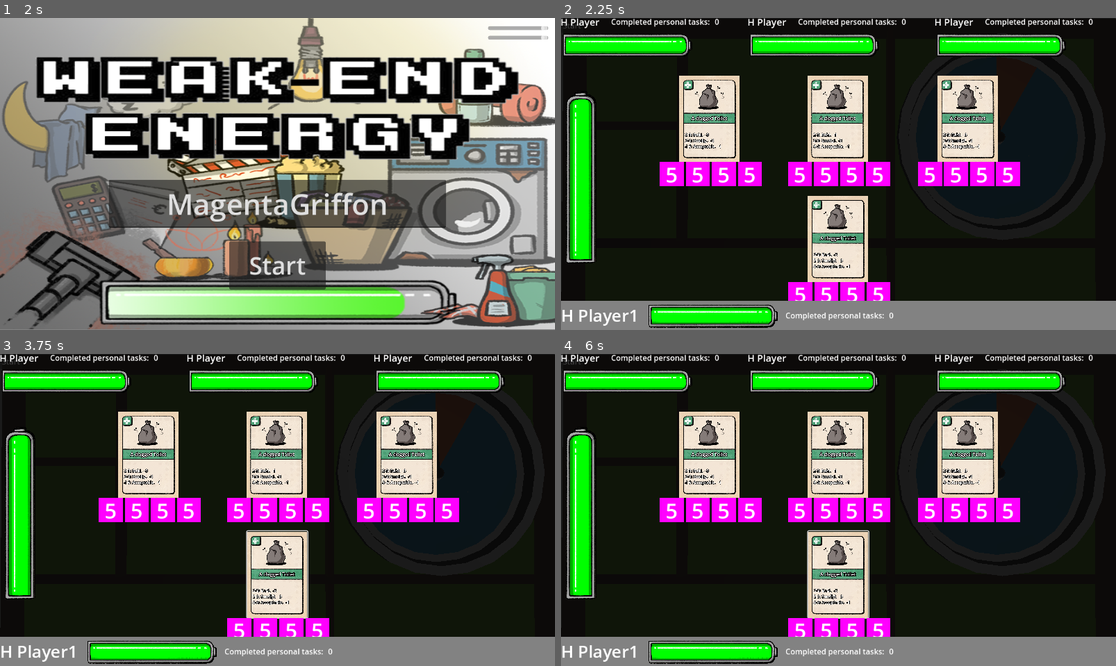
Above: before the commit, frames 1-4 (two rows, left to right).
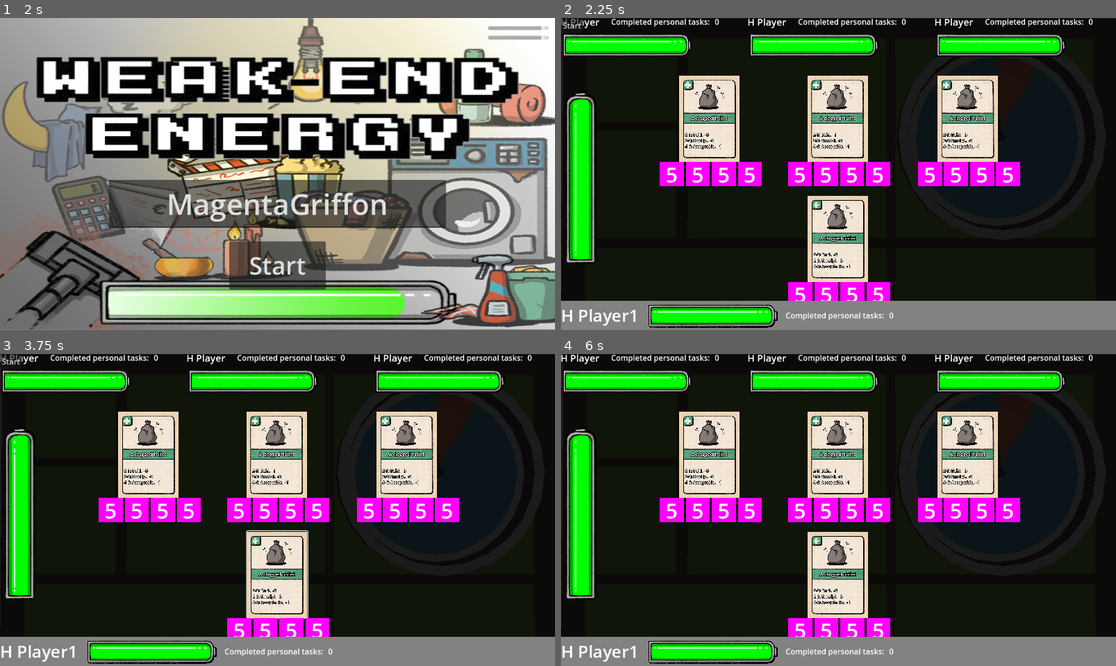
Above: after the commit, the same moments.

Repository: Lievven/weak-end-energy
Game: Godot game, scene res://jans_scene.tscn
Same seed, same stepped clock (60 frames per second), same inputs: the game is played once before the commit and once after it. Sound files missing from this copy of the repository are replaced by a short silence.
Inputs (mouse positions are in pixels of both pictures, inside the frame that each line leads up to):
- Up to frame 1 (2 s): click "Start" at 0.5 s; click "Start" at 1.25 s
- Up to frame 2 (2.25 s): click "Start" at 2 s
- Up to frame 3 (3.75 s): click (277, 510) at 2.75 s; click (277, 575) at 3.52 s
- Up to frame 4 (6 s): click (838, 510) at 4.25 s; click (838, 575) at 5.02 s; click "Start" at 5.75 s

Frame 1 is identical in both runs. In frame 2, less than 0.1% of the frame differs, in the area x 0-5%, y 0-4%; in frame 3, less than 0.1%; in frame 4, 0.2%, in the area x 0-56%, y 1-85%.

Commit message:
little changes for presentation

Diff:
--- a/Godot/button.gd
+++ b/Godot/button.gd
@@ -5,3 +5,4 @@
 
 func _on_pressed() -> void:
 	Fred.start_game()
+	self.visible = false
--- a/Godot/card_ui/card_slot.tscn
+++ b/Godot/card_ui/card_slot.tscn
@@ -13,8 +13,8 @@
 size_flags_horizontal = 3
 script = ExtResource("1_jmuc5")
 card = NodePath("Card")
-maximum_screen_percentage = 1.1
-minimum_screen_percentage = 0.69
+maximum_screen_percentage = 1.15
+minimum_screen_percentage = 0.73
 
 [node name="Card" parent="." instance=ExtResource("1_qx3y6")]
 layout_mode = 1
--- a/Godot/jans_scene.tscn
+++ b/Godot/jans_scene.tscn
@@ -29,18 +29,18 @@
 
 [node name="CardHand" parent="." instance=ExtResource("2_n0yoy")]
 
-[node name="Button" type="Button" parent="CardHand"]
-layout_mode = 0
-offset_right = 8.0
-offset_bottom = 8.0
-text = "Start"
-script = ExtResource("3_n0yoy")
-
 [node name="StagingArea" parent="." instance=ExtResource("4_xrgg8")]
 
 [node name="UI" parent="." instance=ExtResource("6_e6lia")]
 mouse_filter = 2
 
+[node name="Button" type="Button" parent="UI"]
+layout_mode = 0
+offset_right = 46.0
+offset_bottom = 31.0
+text = "Start"
+script = ExtResource("3_n0yoy")
+
 [node name="MenuScene" parent="." instance=ExtResource("5_dwnfq")]
 
-[connection signal="pressed" from="CardHand/Button" to="CardHand/Button" method="_on_pressed"]
+[connection signal="pressed" from="UI/Button" to="UI/Button" method="_on_pressed"]
Not shown, changed: Godot/export_presets.cfg
Not shown: 1 places in Godot/jans_scene.tscn that only renumber resources
